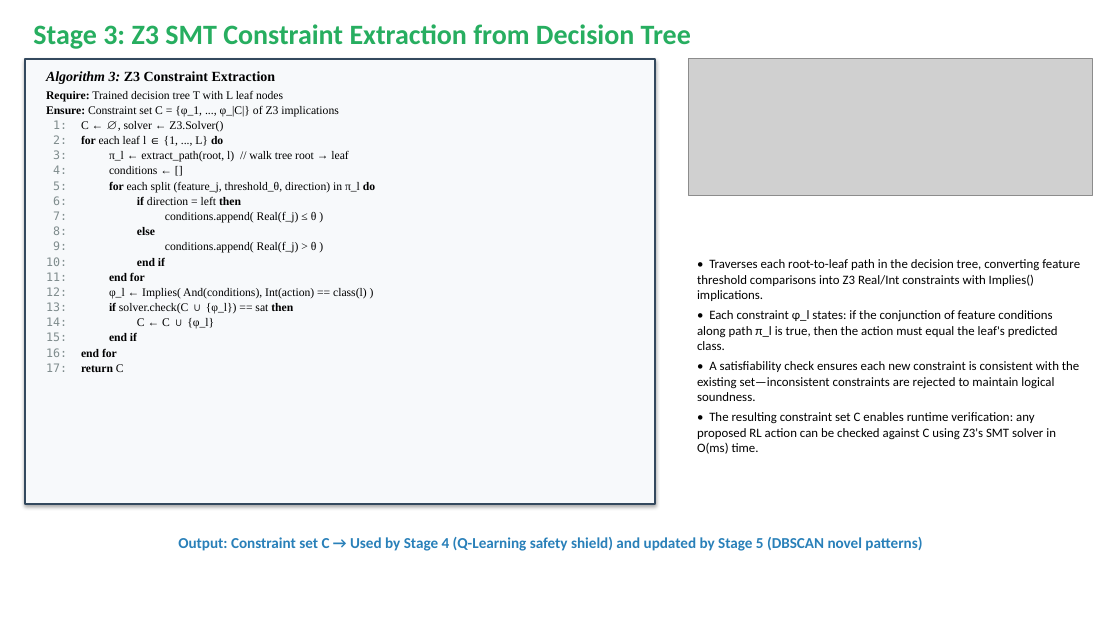
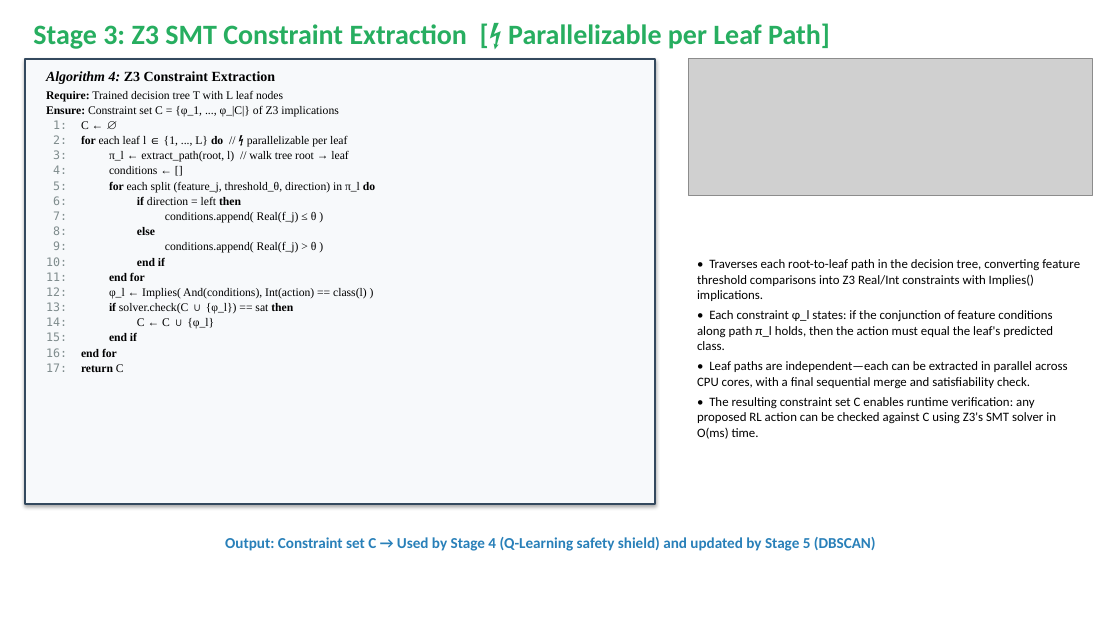
Before and after one commit to pcy12345/adaptive-ids-asrrl, a slide deck: slide 7 of ASRRL_Methodology.pptx (slide 6 before the commit). Drawn at 1120x630 pixels with LibreOffice and Linux fonts; fonts in the diff are those of the drawing; grey boxes stand for pictures. Boxes give left, top, right and bottom in pixels: in the first picture for what was removed or moved away, otherwise in the second. Text is boxed around its words. In the diff, an @@ line names an element or a change of style, - is before the commit and + after.

```diff
--- a/ASRRL_Methodology.pptx
+++ b/ASRRL_Methodology.pptx
@@ text at (33, 23, 830, 49): text changed @@
-Stage 3: Z3 SMT Constraint Extraction from Decision Tree
+Stage 3: Z3 SMT Constraint Extraction [⚡ Parallelizable per Leaf Path]
@@ text at (46, 71, 276, 84): text changed @@
-Algorithm 3: Z3 Constraint Extraction
+Algorithm 4: Z3 Constraint Extraction
@@ text at (53, 120, 347, 147): text changed @@
-1: C ← ∅, solver ← Z3.Solver()
-2: for each leaf l ∈ {1, ..., L} do
+1: C ← ∅
+2: for each leaf l ∈ {1, ..., L} do // ⚡ parallelizable per leaf
@@ text at (697, 310, 1068, 389): text changed @@
-• Each constraint φ_l states: if the conjunction of feature conditions along path π_l is true, then the action must equal the leaf's predicted class.
-• A satisfiability check ensures each new constraint is consistent with the existing set—inconsistent constraints are rejected to maintain logical soundness.
+• Each constraint φ_l states: if the conjunction of feature conditions along path π_l holds, then the action must equal the leaf's predicted class.
+• Leaf paths are independent—each can be extracted in parallel across CPU cores, with a final sequential merge and satisfiability check.
@@ text at (225, 537, 876, 551): text changed @@
-Output: Constraint set C → Used by Stage 4 (Q-Learning safety shield) and updated by Stage 5 (DBSCAN novel patterns)
+Output: Constraint set C → Used by Stage 4 (Q-Learning safety shield) and updated by Stage 5 (DBSCAN)
```
Also in this commit, not shown: 11 other slides changed, 2 slides added, 1 other file.
